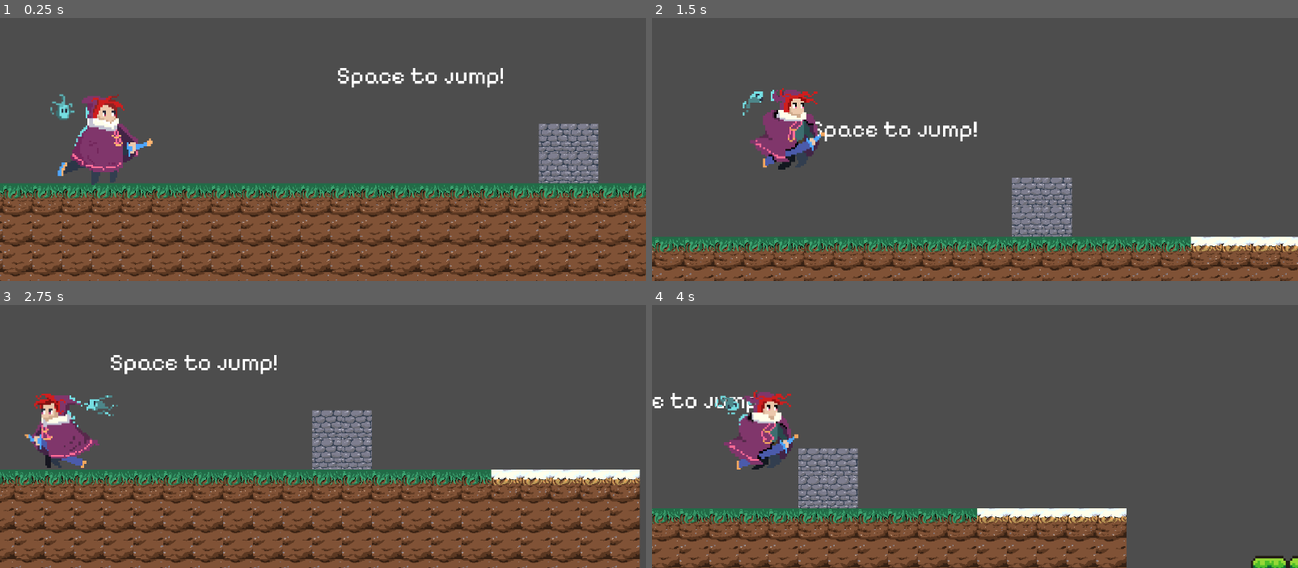
Above: before the commit, frames 1-4 (two rows, left to right).
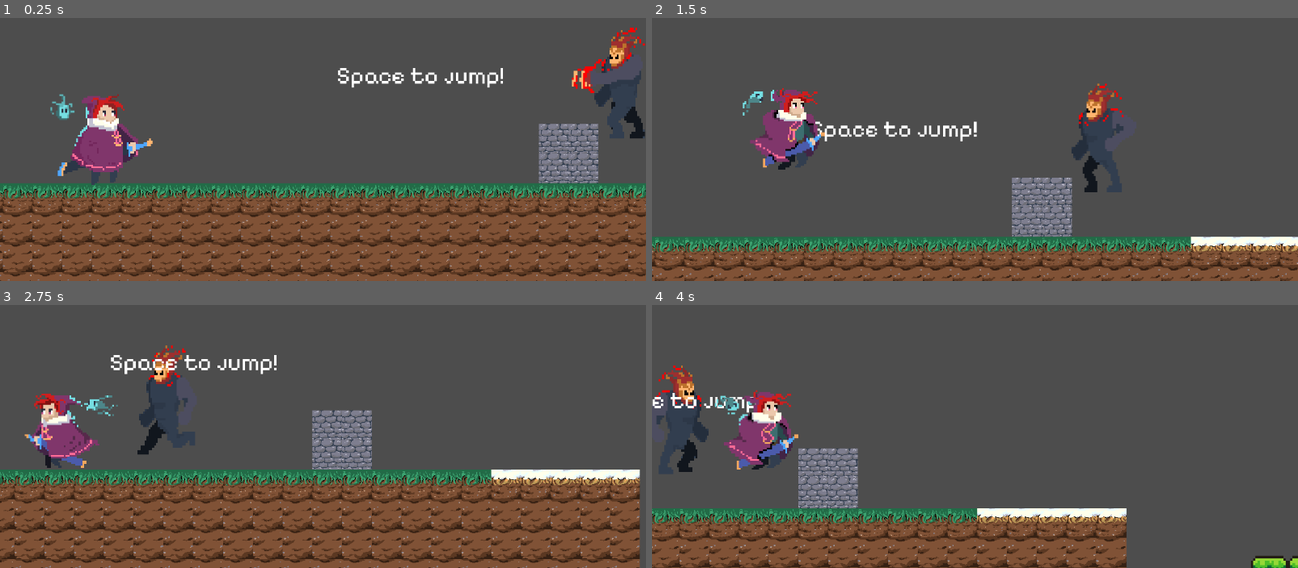
Above: after the commit, the same moments.

Repository: Xintherius/forgotten-voices
Game: Godot game, scene res://game.tscn
The game is run twice, just before and just after one commit, with the same random seed, the same clock (stepped at 60 frames per second) and the same inputs.
Inputs:
- Up to frame 1 (0.25 s): no input
- Up to frame 2 (1.5 s): hold D (move_right) from 0.53 s (still down); tap Space (jump) at 0.77 s
- Up to frame 3 (2.75 s): tap Space (jump) at 1.52 s; release D (move_right) at 2.03 s; hold A (move_left) from 2.03 s (still down)
- Up to frame 4 (4 s): release A (move_left) at 2.78 s; hold D (move_right) from 2.78 s (still down); tap Space (jump) at 3.02, 3.77 s

The runs differ from the first frame. In frame 1, 1.7% of the frame differs, in the area x 88-100%, y 3-46%; in frame 2, 1.7%; in frame 3, 1.7%; in frame 4, 1.7%.

Commit message:
Enemy Movement
Enemy Movement. Will work on combat system

Diff:
--- a/assets/killzone.gd
+++ b/assets/killzone.gd
@@ -3,9 +3,11 @@
 @onready var timer: Timer = $Timer
 
 # Signal when a body enters the Area2D
+
 func _on_body_entered(body: Node2D) -> void:
 	print("You died!")
 	timer.start()
+
 
 # Signal when the timer times out
 func _on_timer_timeout() -> void:
--- a/game.tscn
+++ b/game.tscn
@@ -21,18 +21,6 @@
 "transitions": PackedFloat32Array(1, 1),
 "update": 0,
 "values": [Vector2(2633, -46), Vector2(2625, -418)]
-}
-tracks/1/type = "value"
-tracks/1/imported = false
-tracks/1/enabled = true
-tracks/1/path = NodePath("../../Monster:position")
-tracks/1/interp = 1
-tracks/1/loop_wrap = true
-tracks/1/keys = {
-"times": PackedFloat32Array(0, 3),
-"transitions": PackedFloat32Array(1, 1),
-"update": 0,
-"values": [Vector2(3194, -447), Vector2(2745, -446)]
 }
 
 [sub_resource type="Animation" id="Animation_6ondm"]
@@ -82,44 +70,6 @@
 
 [sub_resource type="WorldBoundaryShape2D" id="WorldBoundaryShape2D_bfa4x"]
 distance = -1.0
-
-[sub_resource type="Animation" id="Animation_y0hyf"]
-length = 0.001
-tracks/0/type = "value"
-tracks/0/imported = false
-tracks/0/enabled = true
-tracks/0/path = NodePath(".:position")
-tracks/0/interp = 1
-tracks/0/loop_wrap = true
-tracks/0/keys = {
-"times": PackedFloat32Array(0),
-"transitions": PackedFloat32Array(1),
-"update": 0,
-"values": [Vector2(3194, -447)]
-}
-
-[sub_resource type="Animation" id="Animation_0abh1"]
-resource_name = "walk"
-length = 4.0
-loop_mode = 2
-tracks/0/type = "value"
-tracks/0/imported = false
-tracks/0/enabled = true
-tracks/0/path = NodePath(".:position")
-tracks/0/interp = 1
-tracks/0/loop_wrap = true
-tracks/0/keys = {
-"times": PackedFloat32Array(0, 4),
-"transitions": PackedFloat32Array(1, 1),
-"update": 0,
-"values": [Vector2(3194, -447), Vector2(2785, -450)]
-}
-
-[sub_resource type="AnimationLibrary" id="AnimationLibrary_r0lpo"]
-_data = {
-"RESET": SubResource("Animation_y0hyf"),
-"walk": SubResource("Animation_0abh1")
-}
 
 [node name="Game" type="Node2D"]
 
@@ -208,13 +158,4 @@
 shape = SubResource("WorldBoundaryShape2D_bfa4x")
 
 [node name="Monster" parent="." instance=ExtResource("6_tdffg")]
-position = Vector2(3194, -447)
-
-[node name="AnimationPlayer" type="AnimationPlayer" parent="Monster"]
-libraries = {
-"": SubResource("AnimationLibrary_r0lpo")
-}
-autoplay = "walk"
-
-[node name="Monster3" parent="." instance=ExtResource("6_tdffg")]
-position = Vector2(5079, -258)
+position = Vector2(1077, -130)
--- /dev/null
+++ b/monster.gd
@@ -0,0 +1,26 @@
+extends Node2D
+
+var speed =45
+var player_chase = false
+var player = null
+
+func _physics_process(delta):
+	if player_chase:
+		position += (player.position - position)/speed
+		$AnimatedSprite2D.play("run")
+
+		if(player.position.x - position.x) < 0:
+			$AnimatedSprite2D.flip_h = false
+		else:
+			$AnimatedSprite2D.flip_h = true
+
+	else:
+		$AnimatedSprite2D.play("attack")
+
+func _on_detection_area_body_entered(body):
+	player = body
+	player_chase = true
+
+func _on_detection_area_body_exited(body):
+	player = null
+	player_chase = false
--- a/monster.tscn
+++ b/monster.tscn
@@ -1,7 +1,8 @@
-[gd_scene load_steps=12 format=3 uid="uid://6ordnrcgp4bk"]
+[gd_scene load_steps=18 format=3 uid="uid://6ordnrcgp4bk"]
 
 [ext_resource type="Texture2D" uid="uid://ce3nsxvb85y81" path="res://assets/sprites/Monster/Monster_attack.png" id="1_ti0jc"]
-[ext_resource type="PackedScene" uid="uid://bwmk23oy2cued" path="res://killzone.tscn" id="2_4ckvp"]
+[ext_resource type="Script" path="res://monster.gd" id="1_wnudb"]
+[ext_resource type="Texture2D" uid="uid://cxqunngbhpfyk" path="res://assets/sprites/Monster/Monster_walk.png" id="2_nlsup"]
 
 [sub_resource type="AtlasTexture" id="AtlasTexture_7cb6h"]
 atlas = ExtResource("1_ti0jc")
@@ -31,6 +32,22 @@
 atlas = ExtResource("1_ti0jc")
 region = Rect2(0, 128, 128, 64)
 
+[sub_resource type="AtlasTexture" id="AtlasTexture_3f3qh"]
+atlas = ExtResource("2_nlsup")
+region = Rect2(0, 0, 64, 64)
+
+[sub_resource type="AtlasTexture" id="AtlasTexture_n0d1g"]
+atlas = ExtResource("2_nlsup")
+region = Rect2(64, 0, 64, 64)
+
+[sub_resource type="AtlasTexture" id="AtlasTexture_0w8lf"]
+atlas = ExtResource("2_nlsup")
+region = Rect2(128, 0, 64, 64)
+
+[sub_resource type="AtlasTexture" id="AtlasTexture_8pt0s"]
+atlas = ExtResource("2_nlsup")
+region = Rect2(192, 0, 64, 64)
+
 [sub_resource type="SpriteFrames" id="SpriteFrames_tl8wm"]
 animations = [{
 "frames": [{
@@ -56,27 +73,57 @@
 "texture": SubResource("AtlasTexture_xbb78")
 }],
 "loop": true,
-"name": &"idle",
+"name": &"attack",
+"speed": 5.0
+}, {
+"frames": [{
+"duration": 1.0,
+"texture": SubResource("AtlasTexture_3f3qh")
+}, {
+"duration": 1.0,
+"texture": SubResource("AtlasTexture_n0d1g")
+}, {
+"duration": 1.0,
+"texture": SubResource("AtlasTexture_0w8lf")
+}, {
+"duration": 1.0,
+"texture": SubResource("AtlasTexture_8pt0s")
+}],
+"loop": true,
+"name": &"run",
 "speed": 5.0
 }]
 
-[sub_resource type="RectangleShape2D" id="RectangleShape2D_tlw3i"]
-size = Vector2(31.5429, 49)
+[sub_resource type="CircleShape2D" id="CircleShape2D_621cs"]
+radius = 350.006
+
+[sub_resource type="RectangleShape2D" id="RectangleShape2D_ilxw1"]
+size = Vector2(59, 150)
 
 [node name="Monster" type="Node2D"]
+script = ExtResource("1_wnudb")
 
 [node name="AnimatedSprite2D" type="AnimatedSprite2D" parent="."]
-position = Vector2(9.49998, -142)
+position = Vector2(18, -103)
 scale = Vector2(4.00781, 4.875)
 sprite_frames = SubResource("SpriteFrames_tl8wm")
-animation = &"idle"
-autoplay = "idle"
-frame = 5
-frame_progress = 0.14402
+animation = &"run"
+frame = 2
+frame_progress = 0.568051
 
-[node name="Killzone" parent="AnimatedSprite2D" instance=ExtResource("2_4ckvp")]
+[node name="detection_area" type="Area2D" parent="."]
+collision_layer = 2
+collision_mask = 2
 
-[node name="CollisionShape2D" type="CollisionShape2D" parent="AnimatedSprite2D/Killzone"]
-position = Vector2(15.8441, 4.10256)
-scale = Vector2(1, 1)
-shape = SubResource("RectangleShape2D_tlw3i")
+[node name="CollisionShape2D" type="CollisionShape2D" parent="detection_area"]
+position = Vector2(-1, -108)
+shape = SubResource("CircleShape2D_621cs")
+
+[node name="CollisionShape2D" type="CollisionShape2D" parent="."]
+position = Vector2(1.5, -108)
+shape = SubResource("RectangleShape2D_ilxw1")
+
+[connection signal="body_entered" from="detection_area" to="." method="_on_detection_area_body_entered"]
+[connection signal="body_entered" from="detection_area" to="AnimatedSprite2D" method="_on_detection_area_body_entered"]
+[connection signal="body_exited" from="detection_area" to="." method="_on_detection_area_body_exited"]
+[connection signal="body_exited" from="detection_area" to="AnimatedSprite2D" method="_on_detection_area_body_exited"]
--- a/player.tscn
+++ b/player.tscn
@@ -151,6 +151,8 @@
 radius = 63.1981
 
 [node name="Player" type="CharacterBody2D"]
+collision_layer = 3
+collision_mask = 3
 script = ExtResource("1_ub73q")
 
 [node name="AnimatedSprite2D" type="AnimatedSprite2D" parent="."]
@@ -163,8 +165,3 @@
 [node name="CollisionShape2D" type="CollisionShape2D" parent="."]
 position = Vector2(87, -67)
 shape = SubResource("CircleShape2D_jen2g")
-
-[node name="Wallchecker" type="RayCast2D" parent="."]
-position = Vector2(87, -86)
-rotation = -1.5708
-target_position = Vector2(1, 80)
Binary file added: assets/sprites/Monster/Monster_walk.png
Not shown, added: assets/sprites/Monster/Monster_walk.png.import
Not shown: 1 places in game.tscn that only renumber resources
Not shown, changed: .DS_Store
